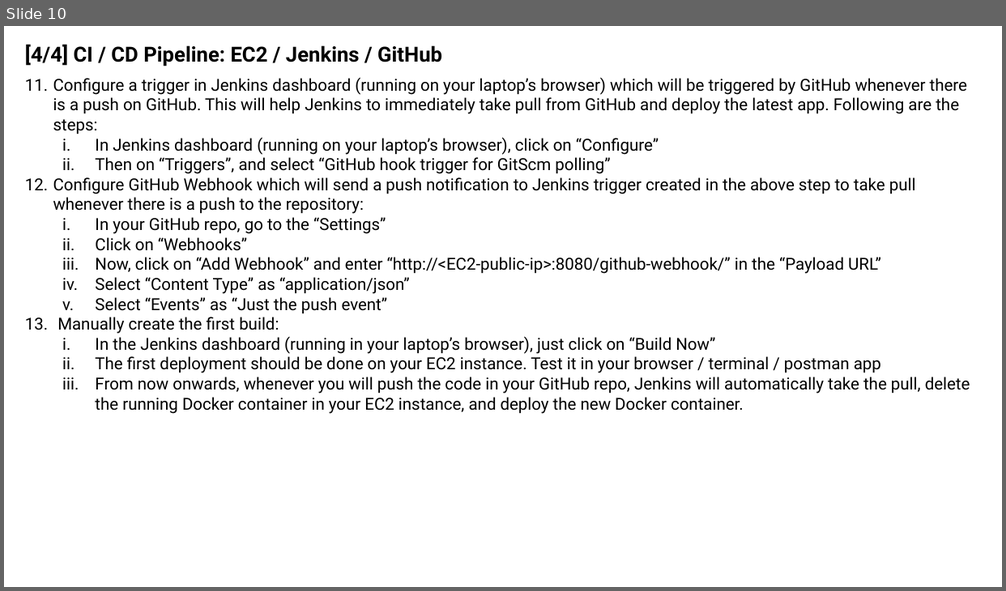
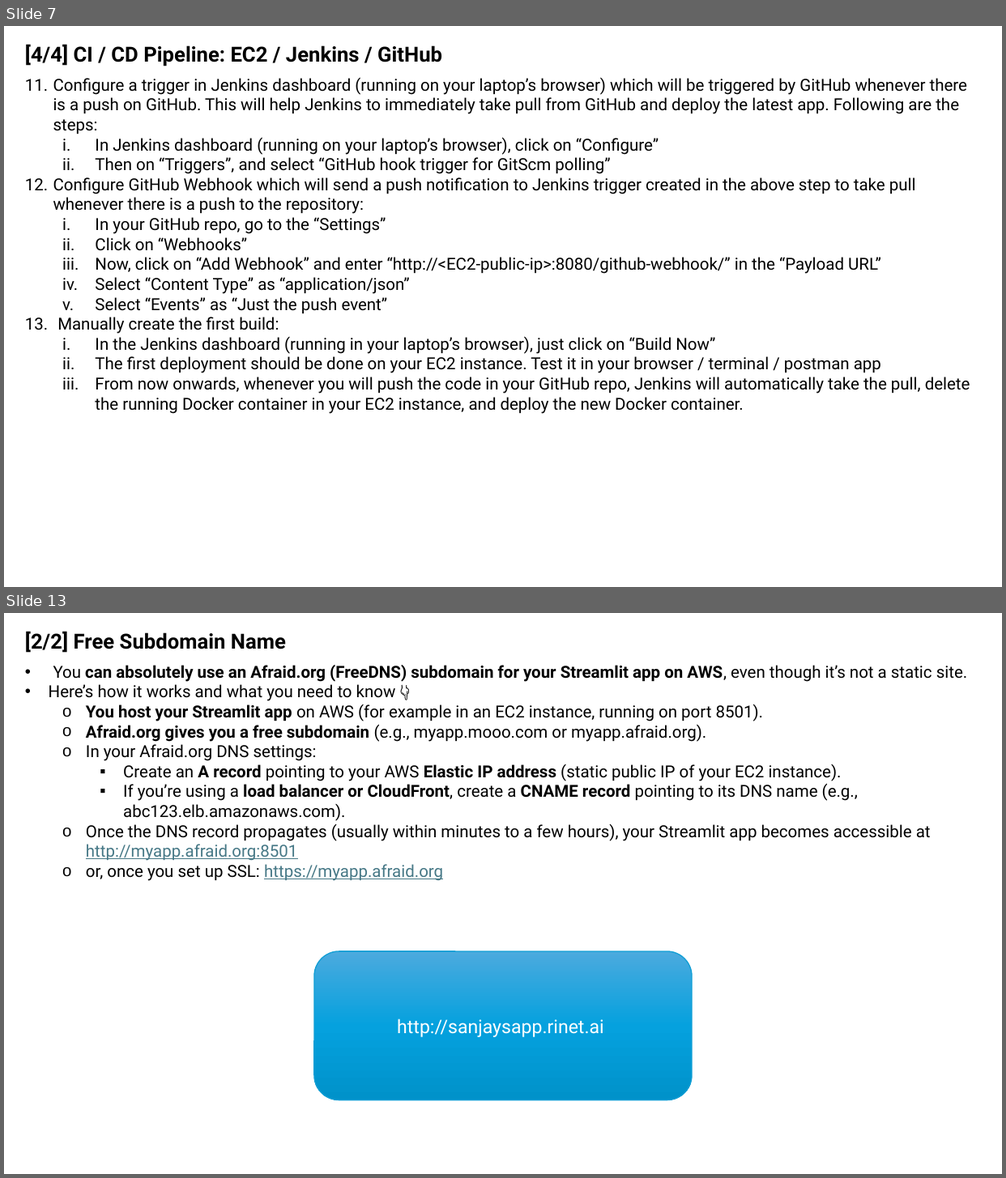
Before and after one commit to sansinghsanjay/sanjays_app, a slide deck: architecture.pptx. Shown one above the other, each under a label of ours: slide 10 before the commit, slides 7 and 13 after it; the slides between them are not shown. The pictures are 1006x591 and 1006x1178 pixels, drawn with LibreOffice and Linux fonts; fonts in the diff are those of the drawing; background and template pictures are left out. Boxes give left, top, right and bottom in pixels: in the first picture for what was removed or moved away, otherwise in the second. Text is boxed around its words. In the diff, an @@ line names an element or a change of style, - is before the commit and + after.

```diff
--- a/architecture.pptx
+++ b/architecture.pptx
@@ slide 13 added at (4, 613, 1002, 1174), background #FFFFFF @@
@@ text added at (25, 631, 286, 653), 20 pt, text #000000, bold @@
+[2/2] Free Subdomain Name
@@ text added at (49, 665, 967, 881), 16 pt, text #000000 @@
+• You can absolutely use an Afraid.org (FreeDNS) subdomain for your Streamlit app on AWS, even though it’s not a static site.
+• Here’s how it works and what you need to know 👇
+  o You host your Streamlit app on AWS (for example in an EC2 instance, running on port 8501).
+  o Afraid.org gives you a free subdomain (e.g., myapp.mooo.com or myapp.afraid.org).
+  o In your Afraid.org DNS settings:
+    ▪ Create an A record pointing to your AWS Elastic IP address (static public IP of your EC2 instance).
+    ▪ If you’re using a load balancer or CloudFront, create a CNAME record pointing to its DNS name (e.g., abc123.elb.amazonaws.com).
+  o Once the DNS record propagates (usually within minutes to a few hours), your Streamlit app becomes accessible at http://myapp.afraid.org:8501
+  o or, once you set up SSL: https://myapp.afraid.org
@@ rounded rectangle added at (314, 952, 692, 1101), fill gradient #4CAADF to #05A2DF to #0092CB, outline #0F9ED5 1 pt, 18 pt, text #FFFFFF @@
+http://sanjaysapp.rinet.ai
@@ what was slide 10 is now slide 7 @@
```
Also in this commit, not shown: 7 other slides added, 13 slides removed, 3 other files.
